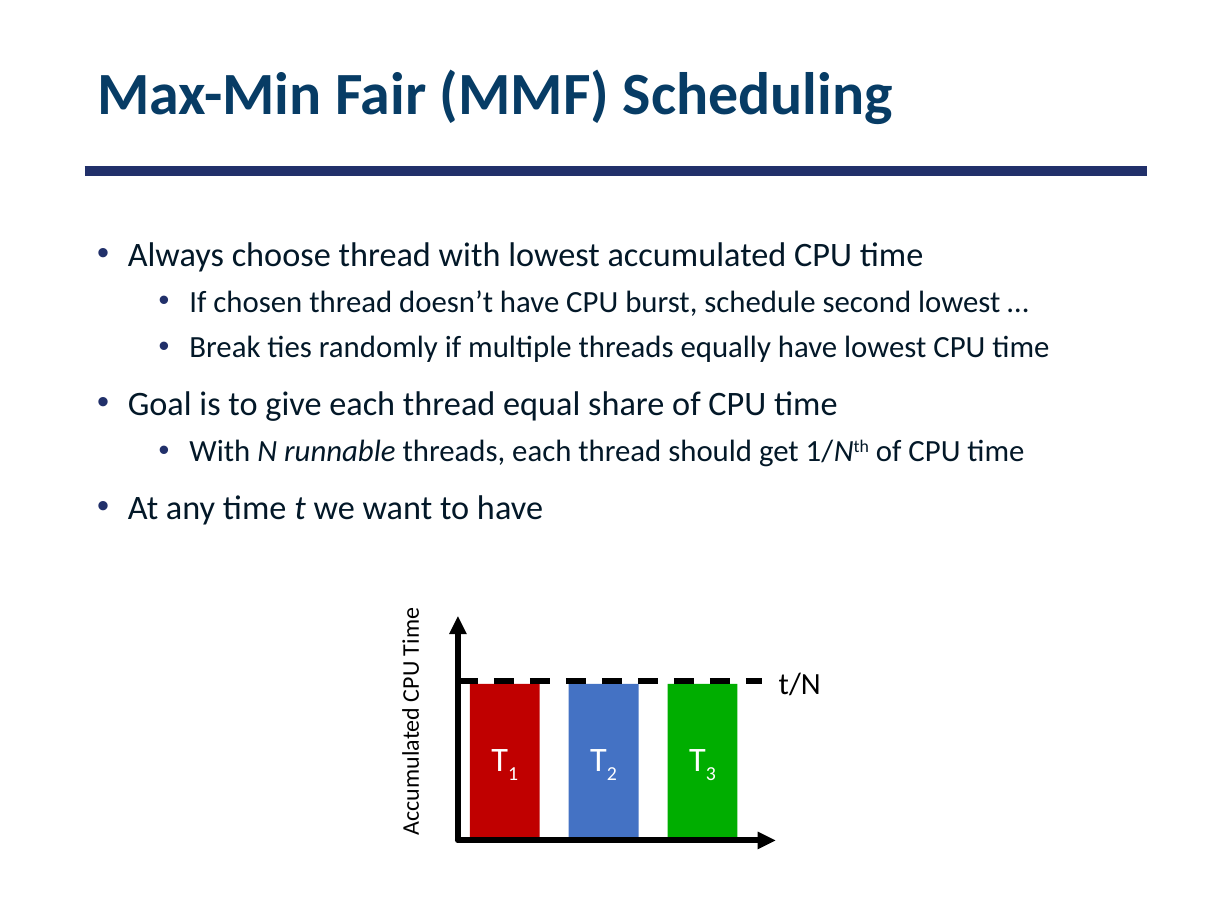
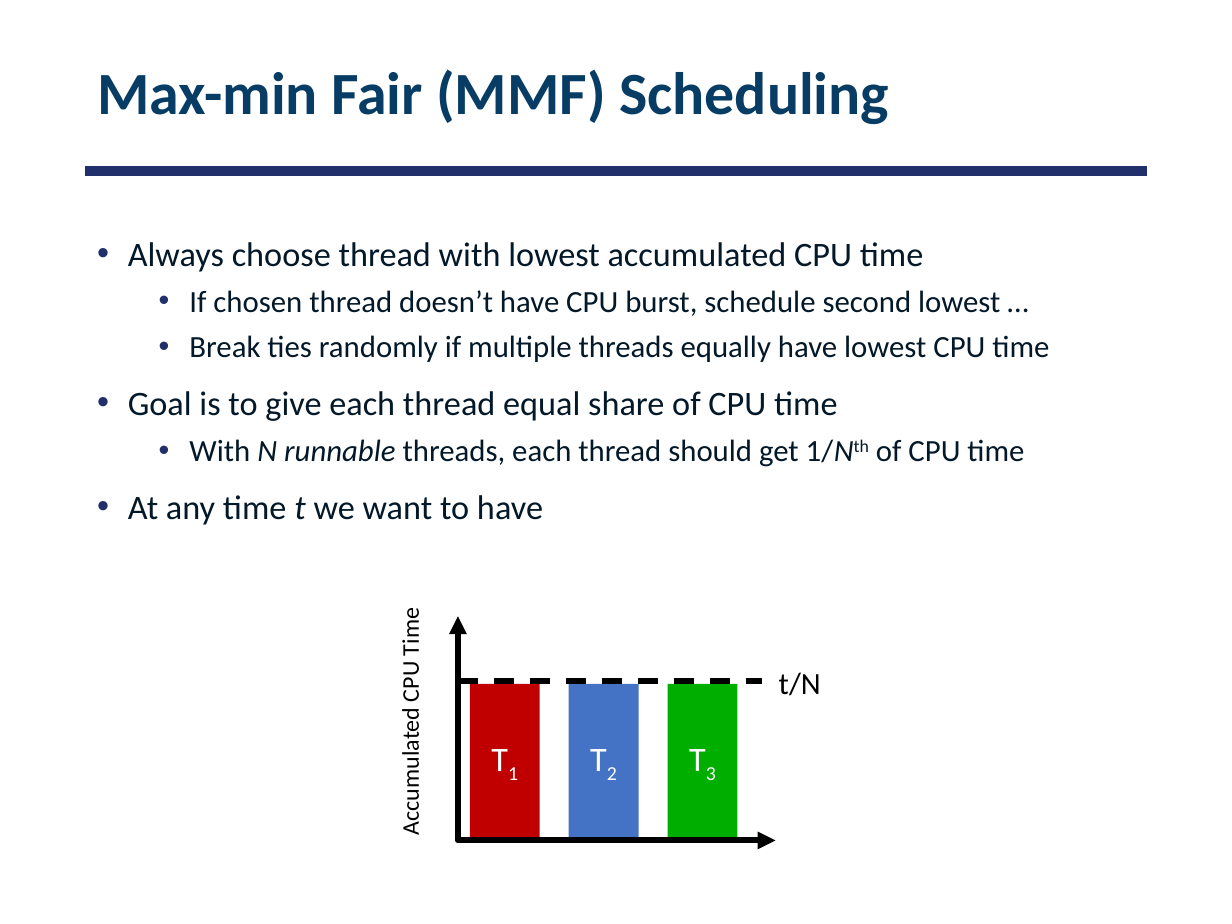
Before and after one commit to smajidzahedi/ECE350, a slide deck: slide 47 of 04-uniprocessor.pptx. Drawn at 1232x924 pixels with LibreOffice and Linux fonts; fonts in the diff are those of the drawing. Boxes give left, top, right and bottom in pixels: in the first picture for what was removed or moved away, otherwise in the second. Text is boxed around its words. In the diff, an @@ line names an element or a change of style, - is before the commit and + after.

```diff
--- a/04-uniprocessor.pptx
+++ b/04-uniprocessor.pptx
@@ title at <box>97,69,889,124</box>: text changed @@
-Max-Min Fair (MMF) Scheduling
+Max-min Fair (MMF) Scheduling
```
Also in this commit, not shown: 4 other slides changed, 1 other file.
